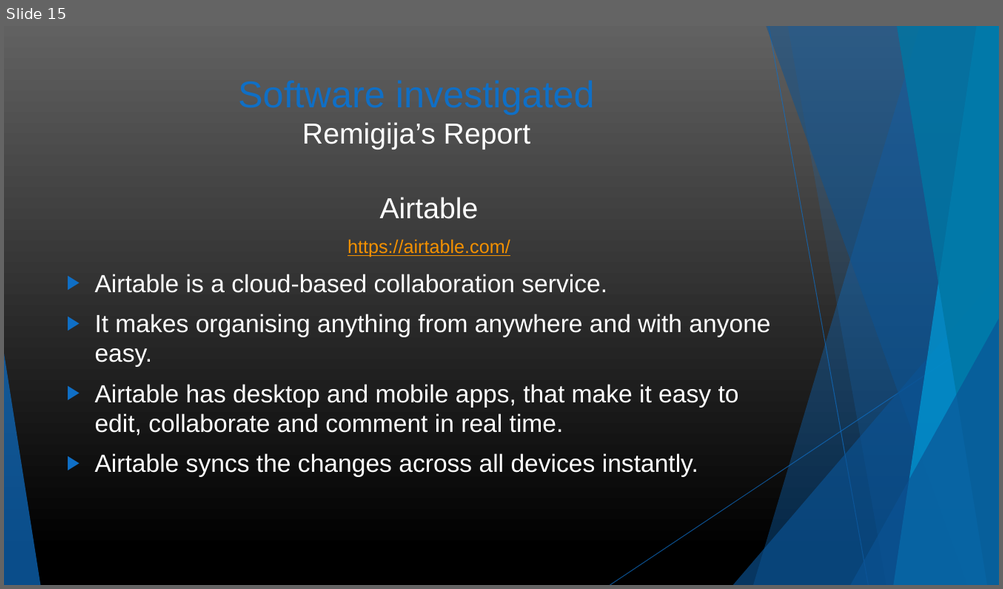
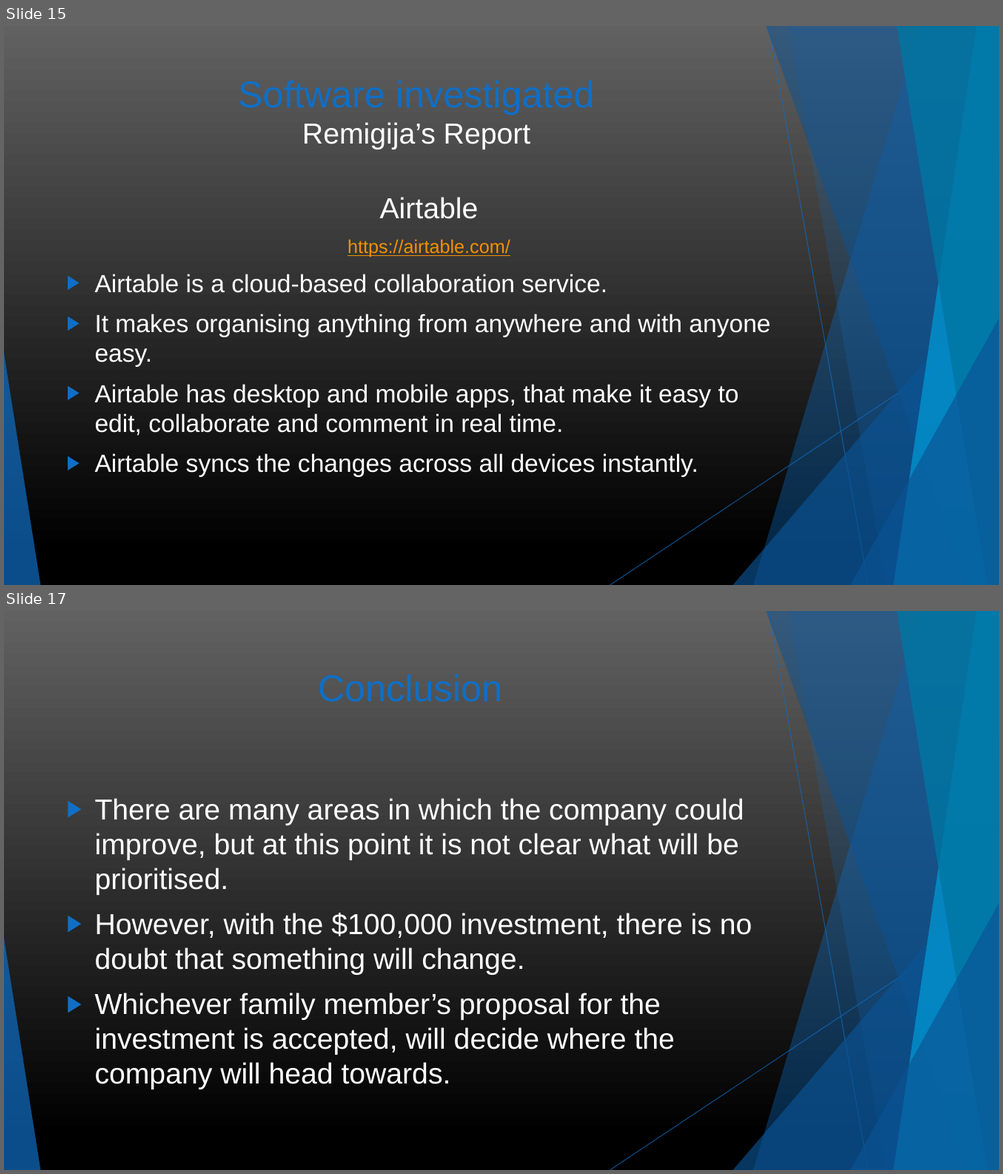
Before and after one commit to RemIgiYa/Project, a slide deck: MCTV Limited presentation.pptx. Shown one above the other, each under a label of ours: slide 15 before the commit, slides 15 and 17 after it; the slides between them are not shown. The pictures are 1003x589 and 1003x1174 pixels, drawn with LibreOffice and Linux fonts; fonts in the diff are those of the drawing. Boxes give left, top, right and bottom in pixels: in the first picture for what was removed or moved away, otherwise in the second. Text is boxed around its words. In the diff, an @@ line names an element or a change of style, - is before the commit and + after.

```diff
--- a/MCTV Limited presentation.pptx
+++ b/MCTV Limited presentation.pptx
@@ slide 17 added at bbox=[4, 611, 999, 1170], background gradient #616161 to #000000; not listed: 10 template elements that a slide beside it also shows @@
@@ title added at bbox=[318, 674, 502, 702], 36 pt, text #0F6FC6 @@
+Conclusion
@@ text added at bbox=[95, 798, 752, 1090], 28 pt, text #FFFFFF @@
+▶ There are many areas in which the company could improve, but at this point it is not clear what will be prioritised.
+▶ However, with the $100,000 investment, there is no doubt that something will change.
+▶ Whichever family member’s proposal for the investment is accepted, will decide where the company will head towards.
```
Also in this commit, not shown: 1 slide changed, 1 other slide added, 1 slide removed.
